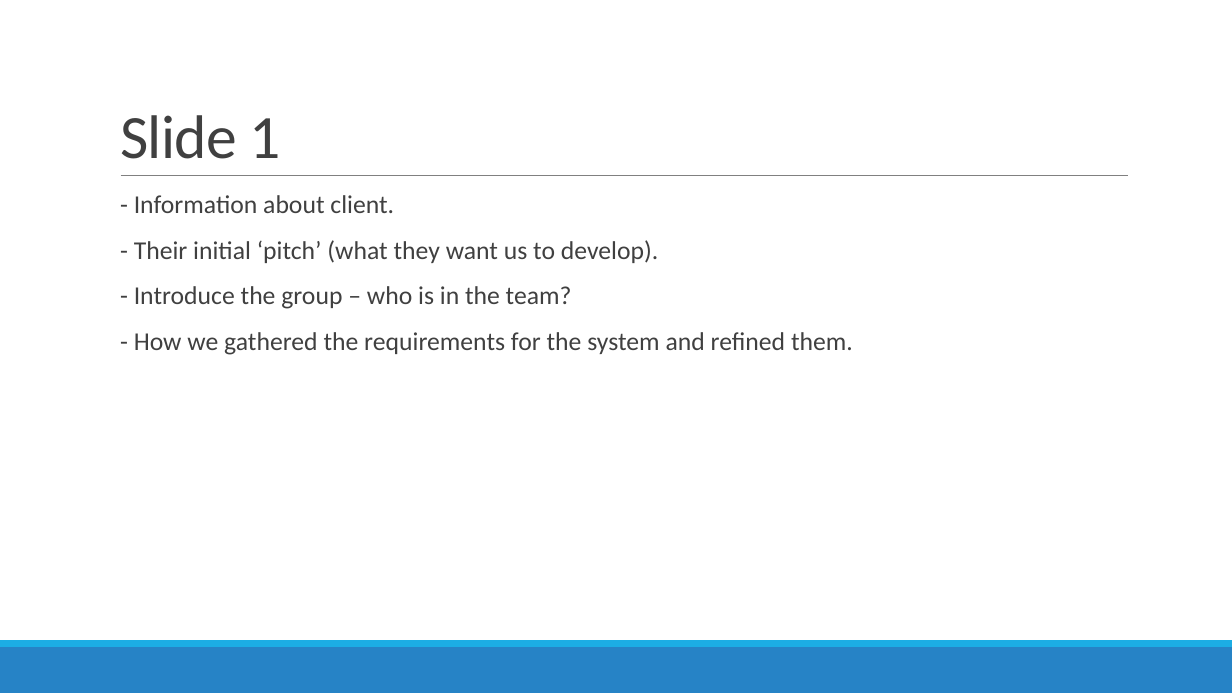
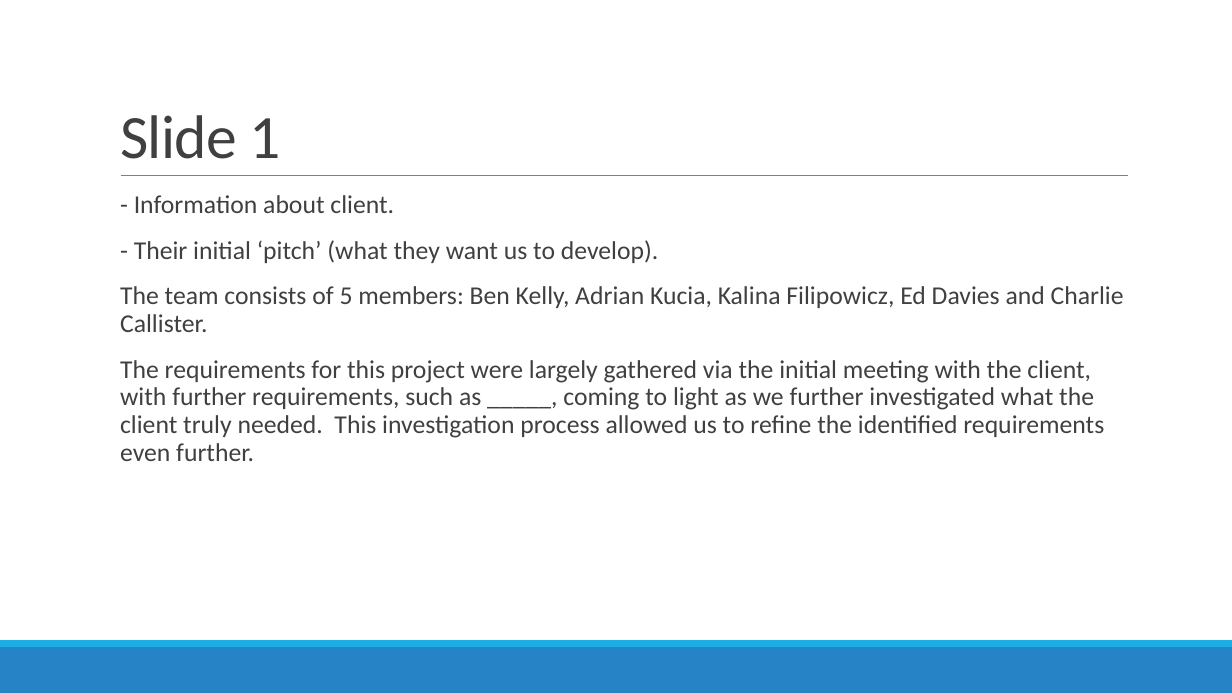
Before and after one commit to benkelly2/KV6002, a slide deck: slide 2 of KV6002_21 TOR Presentation.pptx. Drawn at 1232x693 pixels with LibreOffice and Linux fonts; fonts in the diff are those of the drawing. Boxes give left, top, right and bottom in pixels: in the first picture for what was removed or moved away, otherwise in the second. Text is boxed around its words. In the diff, an @@ line names an element or a change of style, - is before the commit and + after.

```diff
--- a/KV6002_21 TOR Presentation.pptx
+++ b/KV6002_21 TOR Presentation.pptx
@@ text at (120,286,1124,461): text changed @@
-  - Introduce the group – who is in the team?
-  - How we gathered the requirements for the system and refined them.
+  The team consists of 5 members: Ben Kelly, Adrian Kucia, Kalina Filipowicz, Ed Davies and Charlie Callister.
+  The requirements for this project were largely gathered via the initial meeting with the client, with further requirements, such as _____, coming to light as we further investigated what the client truly needed. This investigation process allowed us to refine the identified requirements even further.
```
